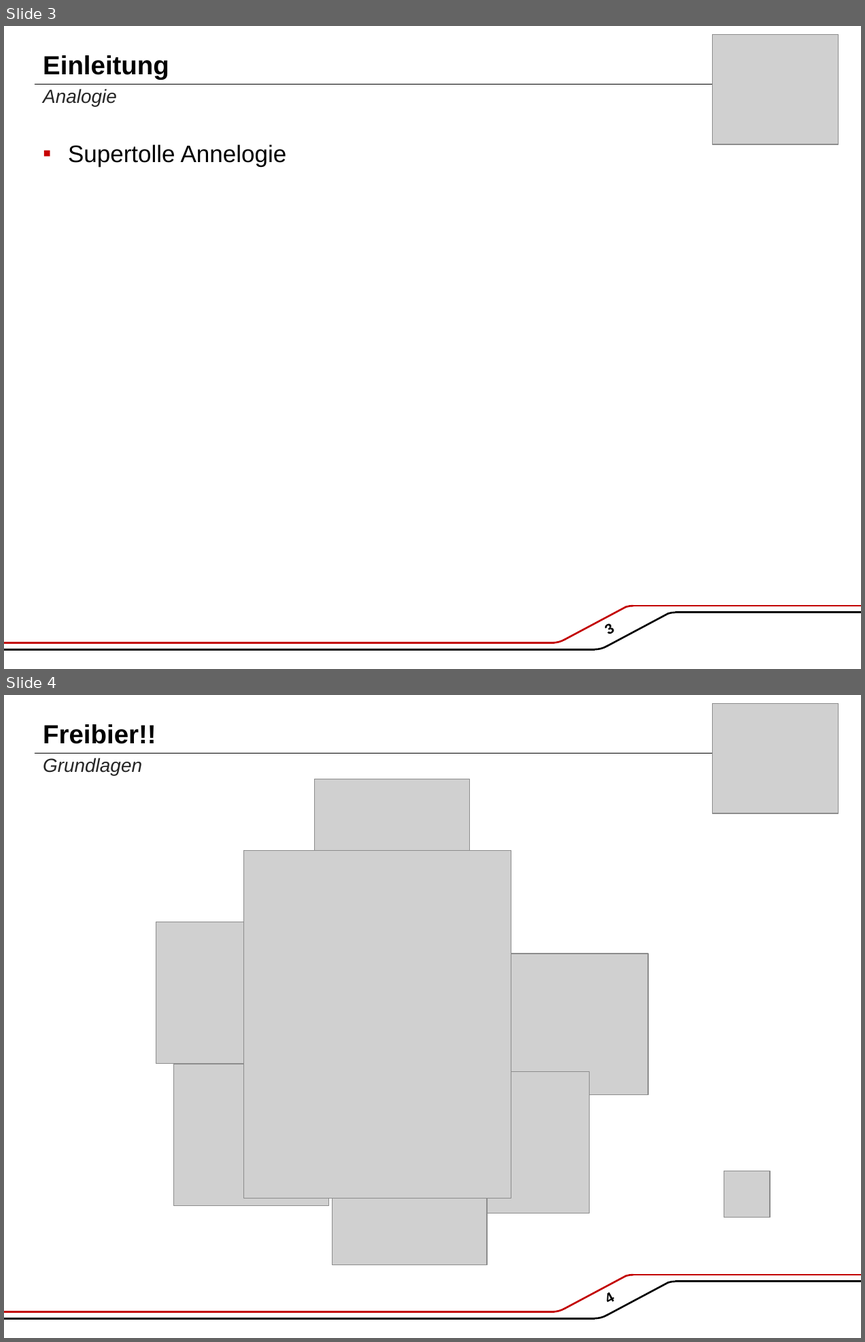
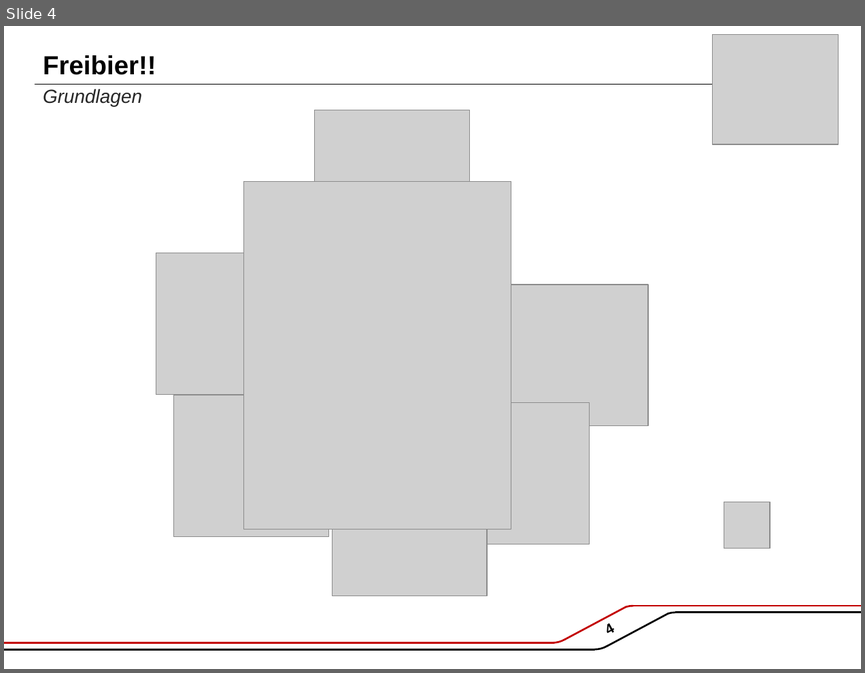
Before and after one commit to PhillyVsWilly/Freibier, a slide deck: git Schulung.pptx. Shown one above the other, each under a label of ours: slides 3 and 4 before the commit, slide 4 after it. The pictures are 865x1342 and 865x673 pixels, drawn with LibreOffice and Linux fonts; fonts in the diff are those of the drawing; grey boxes stand for pictures; background and template pictures are left out. Boxes give left, top, right and bottom in pixels: in the first picture for what was removed or moved away, otherwise in the second. Text is boxed around its words. In the diff, an @@ line names an element or a change of style, - is before the commit and + after.

```diff
--- a/git Schulung.pptx
+++ b/git Schulung.pptx
@@ slide 3 removed at bbox=[4, 26, 861, 669], background #FFFFFF; not listed: 12 template elements that a slide beside it also shows @@
@@ picture removed at bbox=[713, 35, 838, 144] @@
@@ title removed at bbox=[43, 55, 169, 80] @@
-Einleitung
@@ text removed at bbox=[43, 89, 117, 106] @@
-Analogie
@@ text removed at bbox=[68, 144, 287, 167] @@
-▪ Supertolle Annelogie
```
Also in this commit, not shown: 3 slides changed, 9 slides added, 1 other slide removed, 2 other files.
